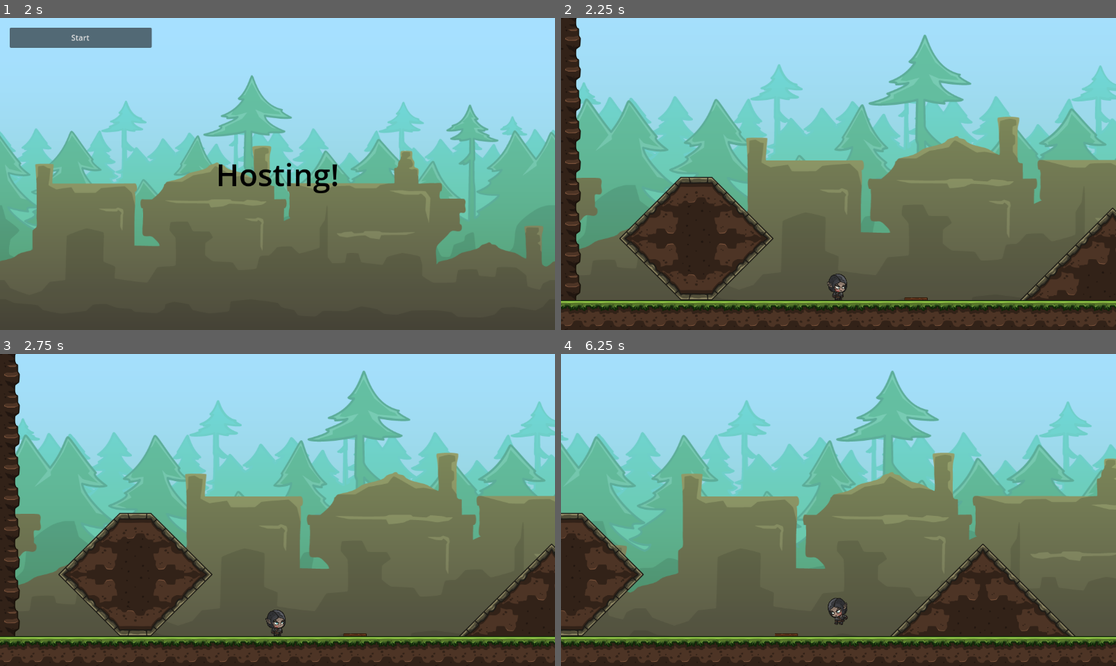
Above: before the commit, frames 1-4 (two rows, left to right).
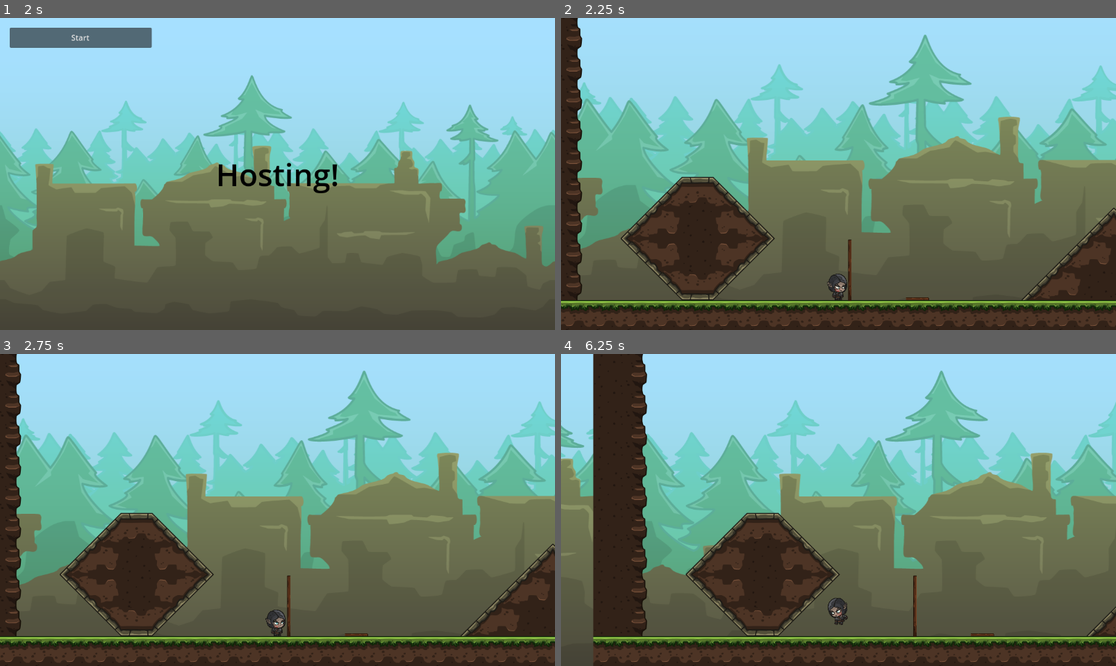
Above: after the commit, the same moments.

Repository: ArminKuburas/godot-multiplayer
Game: Godot game, scene res://levels/menu/menu.tscn
Same seed, same stepped clock (60 frames per second), same inputs: the game is played once before the commit and once after it.
Inputs:
- Up to frame 1 (2 s): tap Enter at 0.5 s; hold D (move_right) 0.53-1.25 s; tap Up (jump) at 0.77 s; click "Host" at 1.25 s
- Up to frame 2 (2.25 s): click "Start" at 2 s
- Up to frame 3 (2.75 s): no input
- Up to frame 4 (6.25 s): tap Space at 2.75 s; hold D (move_right) 2.78-3.53 s; tap Up (jump) at 3.02, 4.52, 5.27, 6.02 s; hold Left (move_left) 3.53-4.28 s; hold D (move_right) 4.28-5.78 s; hold Left (move_left) from 5.78 s (still down)

Frame 1 is identical in both runs. In frame 2, 2.6% of the frame differs, in the area x 0-100%, y 0-99%; in frame 3, 2.6%; in frame 4, 45%, in the area x 0-100%, y 0-100%.

Commit message:
feat: added a door. It open and it closes.

Diff:
--- /dev/null
+++ b/interactables/door/door.gd
@@ -0,0 +1,21 @@
+extends Node2D
+
+@export var door_open: Sprite2D
+@export var door_closed: Sprite2D
+@export var collider: CollisionShape2D
+
+@export var is_open = false
+
+func activate(state):
+	if not multiplayer.is_server():
+		return
+	is_open = state
+	set_door_properties()
+
+func set_door_properties():
+	door_open.visible = is_open
+	door_closed.visible = !is_open
+	collider.set_deferred("disabled", is_open)
+
+func _on_multiplayer_synchronizer_delta_synchronized() -> void:
+	set_door_properties()
--- /dev/null
+++ b/interactables/door/door.tscn
@@ -0,0 +1,41 @@
+[gd_scene load_steps=6 format=3 uid="uid://cj3165pqteo3g"]
+
+[ext_resource type="Script" path="res://interactables/door/door.gd" id="1_i1exc"]
+[ext_resource type="Texture2D" uid="uid://5yag2v3dwsdo" path="res://art/objects/Pillar_02.png" id="1_mpbxl"]
+[ext_resource type="Texture2D" uid="uid://bg27k5sblx533" path="res://art/objects/Door_01.png" id="3_iwp7v"]
+
+[sub_resource type="RectangleShape2D" id="RectangleShape2D_i302p"]
+size = Vector2(35, 320)
+
+[sub_resource type="SceneReplicationConfig" id="SceneReplicationConfig_6lni4"]
+properties/0/path = NodePath(".:is_open")
+properties/0/spawn = true
+properties/0/replication_mode = 2
+
+[node name="Door" type="Node2D" node_paths=PackedStringArray("door_open", "door_closed", "collider")]
+script = ExtResource("1_i1exc")
+door_open = NodePath("DoorOpen")
+door_closed = NodePath("DoorClosed")
+collider = NodePath("DoorClosed/StaticBody2D/CollisionShape2D")
+
+[node name="DoorClosed" type="Sprite2D" parent="."]
+position = Vector2(0, -64)
+scale = Vector2(0.2, 0.4)
+texture = ExtResource("1_mpbxl")
+
+[node name="StaticBody2D" type="StaticBody2D" parent="DoorClosed"]
+collision_mask = 0
+
+[node name="CollisionShape2D" type="CollisionShape2D" parent="DoorClosed/StaticBody2D"]
+shape = SubResource("RectangleShape2D_i302p")
+
+[node name="DoorOpen" type="Sprite2D" parent="."]
+visible = false
+position = Vector2(31, -69)
+scale = Vector2(0.54, 0.54)
+texture = ExtResource("3_iwp7v")
+
+[node name="MultiplayerSynchronizer" type="MultiplayerSynchronizer" parent="."]
+replication_config = SubResource("SceneReplicationConfig_6lni4")
+
+[connection signal="delta_synchronized" from="MultiplayerSynchronizer" to="." method="_on_multiplayer_synchronizer_delta_synchronized"]
--- a/levels/level_01/level_01.tscn
+++ b/levels/level_01/level_01.tscn
@@ -6,6 +6,7 @@
 [ext_resource type="Texture2D" uid="uid://bujx43rcy5b85" path="res://art/backgrounds/background_02.png" id="3_oj8mb"]
 [ext_resource type="PackedScene" uid="uid://beu4s07r4vw7f" path="res://player/player.tscn" id="4_hrmm7"]
 [ext_resource type="PackedScene" uid="uid://dnopy74w4mtew" path="res://interactables/pressure_plate/pressure_plate.tscn" id="6_htjlt"]
+[ext_resource type="PackedScene" uid="uid://cj3165pqteo3g" path="res://interactables/door/door.tscn" id="7_usvnk"]
 
 [sub_resource type="TileSetAtlasSource" id="TileSetAtlasSource_on8lr"]
 texture = ExtResource("1_ort1d")
@@ -83,6 +84,10 @@
 [node name="PressurePlate" parent="----- Interactables -----" instance=ExtResource("6_htjlt")]
 position = Vector2(138, 301)
 
+[node name="Door" parent="----- Interactables -----" instance=ExtResource("7_usvnk")]
+position = Vector2(-2, 303)
+is_open = true
+
 [node name="----- Players -----" type="Node" parent="."]
 
 [node name="PlayersContainer" type="Node2D" parent="----- Players -----"]
Not shown: 1 places in levels/level_01/level_01.tscn that only renumber resources
